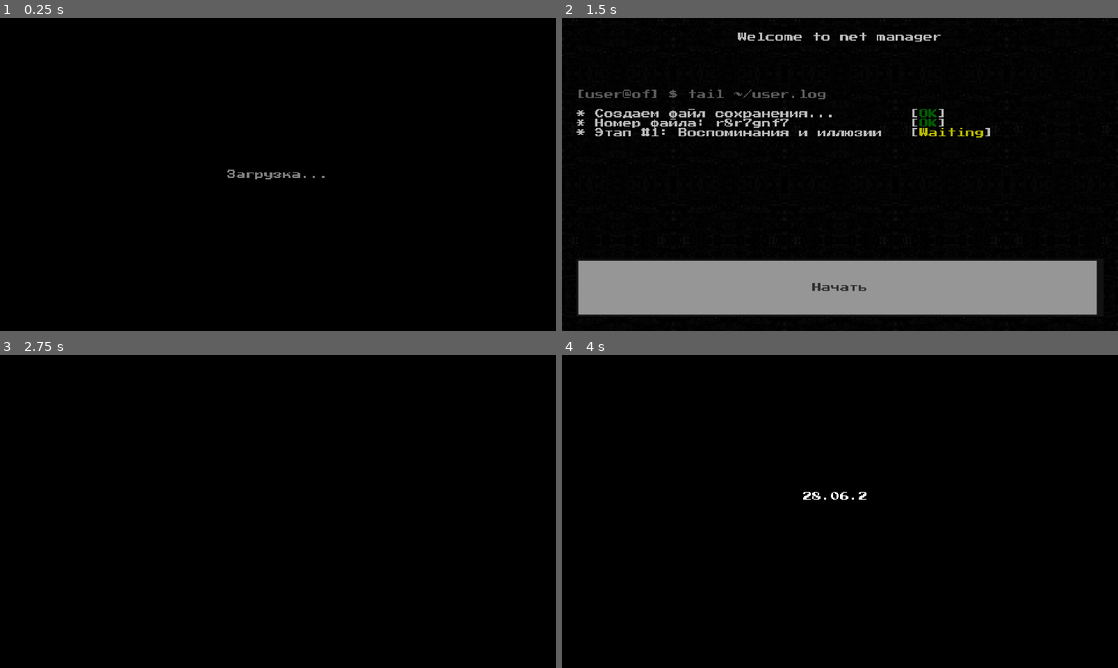
Above: before the commit, frames 1-4 (two rows, left to right).
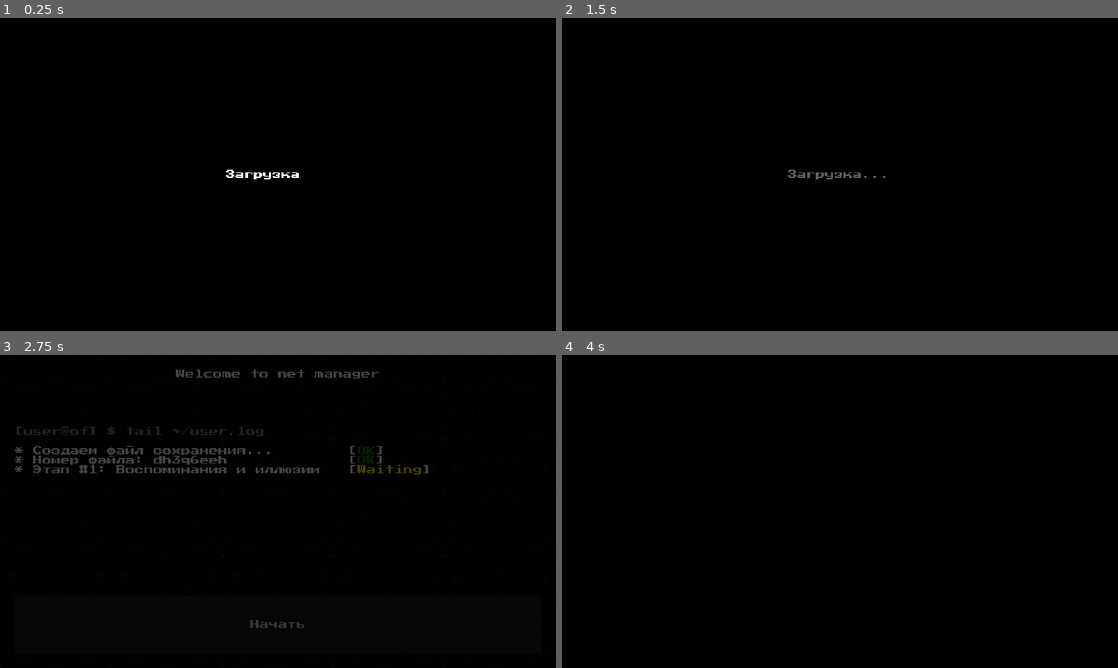
Above: after the commit, the same moments.

Repository: ordinary-dev/student-quest
Game: Godot game, scene res://Scenes/entry.tscn
Two runs of this game, one before a commit and one after it. Both use one fixed random seed, a clock stepped at 60 frames per second and the inputs below.
Inputs (mouse positions are in pixels of both pictures, inside the frame that each line leads up to):
- Up to frame 1 (0.25 s): no input
- Up to frame 2 (1.5 s): click (701, 115) at 0.5 s, where only the run before the commit has a clickable "Новая игра"; click (840, 287) at 1.25 s, where only the run before the commit has a clickable "Начать"
- Up to frame 3 (2.75 s): click (139, 452) at 2 s, where only the run after the commit has a clickable "Новая игра"
- Up to frame 4 (4 s): click (840, 624) at 2.75 s, where only the run after the commit has a clickable "Начать"; tap Enter (ui_accept) at 3.5, 3.77 s; move the mouse to (962, 495) at 3.52 s; hold Right (ui_right) from 3.53 s (still down); click (962, 495) at 3.67 s

The runs differ from the first frame. In frame 1, 0.2% of the frame differs, in the area x 40-59%, y 48-52%; in frame 2, 19%, in the area x 2-97%, y 4-95%; in frame 3, 2.4%; in frame 4, 0.1%.

Commit message:
Animate 'loading...' text

Diff:
--- a/Scenes/entry.tscn
+++ b/Scenes/entry.tscn
@@ -4,18 +4,30 @@
 resource_name = "Main"
 script/source = "extends Control
 
-
-# Эта сцена является первой просто для удобства.
-# Она может вызывать некоторые функции и загружать объекты
-# перед тем, как будет загружена главная сцена.
-# Сейчас эта сцена загружает меню
+# Загрузка на черном фоне
 
 
 # Меню
 export (String, FILE, \"*.tscn\") var scene_path
+const time : float = 0.4
+
+
+# Анимация текста
+func text_anim():
+	while true:
+		get_node(\"Label\").text = \"Загрузка\"
+		yield(get_tree().create_timer(time), \"timeout\")
+		for _i in range(3):
+			get_node(\"Label\").text += \".\"
+			yield(get_tree().create_timer(time), \"timeout\")
 
 
 func _ready():
+	# Ожидание для пафоса
+	# Можно убрать потом,
+	# если действительно нужно будет время на загрузку
+	call_deferred(\"text_anim\")
+	yield(get_tree().create_timer(3*time), \"timeout\")
 	# Загрузить сцену меню
 	get_node(\"/root/scene_loader\").load_scene(scene_path)
 "
@@ -32,8 +44,8 @@
 [node name="Label" type="Label" parent="."]
 anchor_right = 1.0
 anchor_bottom = 1.0
-text = "Загрузка..."
-align = 1
+margin_left = 780.0
+text = "Загрузка"
 valign = 1
 __meta__ = {
 "_edit_use_anchors_": false
--- a/Scenes/menu/button-load.tscn
+++ b/Scenes/menu/button-load.tscn
@@ -16,6 +16,7 @@
 # Путь кнопки загрузки
 export (NodePath) var load_game
 
+
 # Задать имя игры
 func set_game_name(text : String) -> void:
 	get_node(game_name).text = text
@@ -25,9 +26,11 @@
 func set_game_stage(text : String) -> void:
 	get_node(game_stage).text = text
 
+
 # Получить кнопку удаления
 func get_delete_btn() -> Node:
 	return get_node(del_game)
+
 
 # Получить кнопку загрузки
 func get_load_btn() -> Node:
